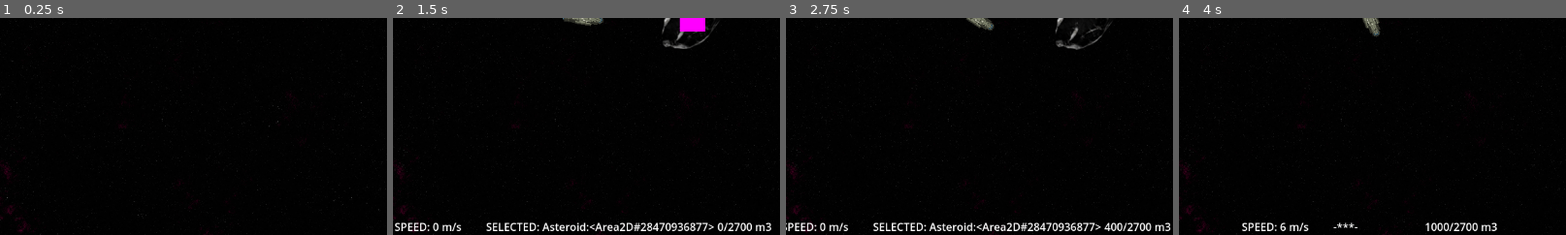
Above: before the commit, frames 1-4 (left to right).
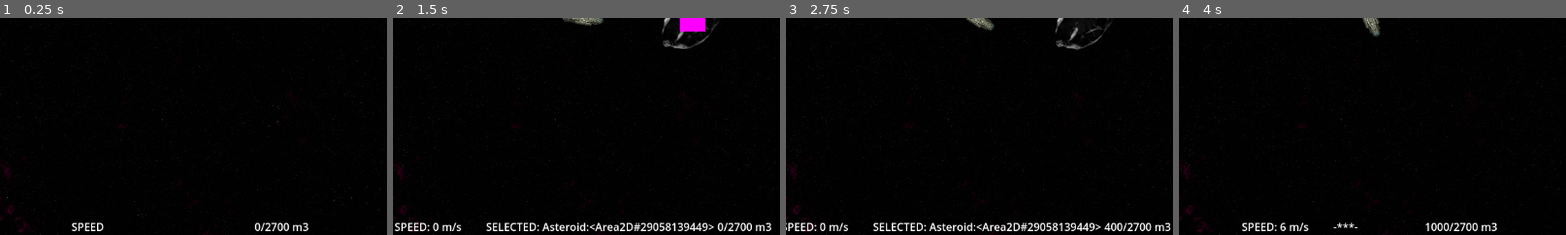
Above: after the commit, the same moments.

Repository: maxwelljens/fractalfrontiers
Game: Godot game, scene res://multi_test.tscn
The game is run twice, just before and just after one commit, with the same random seed, the same clock (stepped at 60 frames per second) and the same inputs.
Inputs (mouse positions are % of the whole screen's width and height, from its top left):
- Up to frame 1 (0.25 s): no input
- Up to frame 2 (1.5 s): click "Host" at 0.5 s; tap Enter (ui_accept) at 1.25 s; move the mouse to (64, 50) at 1.27 s; hold D (right) from 1.28 s (still down); hold Enter (ui_accept) from 1.28 s (still down); click (64, 50) at 1.42 s
- Up to frame 3 (2.75 s): move the mouse to (30, 55) at 2.02 s; release D (right) at 2.03 s; release Enter (ui_accept) at 2.03 s; hold S (backward) from 2.03 s (still down); click (30, 55) at 2.1 s; tap Enter (ui_accept) at 2.27, 2.3, 2.57 s
- Up to frame 4 (4 s): tap Enter (ui_accept) at 2.75, 3.6, 3.77 s; move the mouse to (60, 28) at 2.77 s; release S (backward) at 2.78 s; hold D (right) 2.78-3.53 s; hold Enter (ui_accept) 2.78-3.53 s; tap F at 2.85 s; move the mouse to (45, 70) at 3.52 s; hold W (forward) from 3.53 s (still down); click (45, 70) at 3.67 s
The pictures show only the part of the screen within x 25-75%, y 50-100%; the shares and areas given below are measured in that part.

The runs differ from the first frame. In frame 1, 0.6% of the frame differs, in the area x 18-80%, y 94-99%; in frame 2, 0.4%; in frame 3, 0.4%; in frame 4, nothing differs.

Commit message:
master

Diff:
--- a/multi_test.tscn
+++ b/multi_test.tscn
@@ -1,8 +1,9 @@
-[gd_scene load_steps=16 format=3 uid="uid://cop56vjof0q5y"]
+[gd_scene load_steps=17 format=3 uid="uid://cop56vjof0q5y"]
 
 [ext_resource type="Script" path="res://multitest.gd" id="1_gwi5h"]
 [ext_resource type="PackedScene" uid="uid://mfqv438mljqk" path="res://player.tscn" id="2_fhm7r"]
 [ext_resource type="PackedScene" uid="uid://bap2gxbilpq0k" path="res://asteroid.tscn" id="3_jd480"]
+[ext_resource type="Script" path="res://ui.gd" id="4_xe4qk"]
 
 [sub_resource type="Gradient" id="Gradient_g225v"]
 colors = PackedColorArray(0.0142752, 0.0142752, 0.0142752, 1, 0, 0, 0, 1)
@@ -82,14 +83,46 @@
 
 [node name="Networked" type="Node2D" parent="MultiplayerSpawner"]
 
-[node name="Host" type="Button" parent="."]
+[node name="UI" type="CanvasLayer" parent="."]
+script = ExtResource("4_xe4qk")
+
+[node name="Bottom" type="VBoxContainer" parent="UI"]
+anchors_preset = 15
+anchor_right = 1.0
+anchor_bottom = 1.0
+offset_bottom = -1.0
+alignment = 2
+
+[node name="HBoxContainer" type="HBoxContainer" parent="UI/Bottom"]
+layout_mode = 2
+alignment = 1
+
+[node name="Speed" type="Label" parent="UI/Bottom/HBoxContainer"]
+unique_name_in_owner = true
+custom_minimum_size = Vector2(132, 0)
+layout_mode = 2
+text = "SPEED"
+
+[node name="Targets" type="Label" parent="UI/Bottom/HBoxContainer"]
+unique_name_in_owner = true
+custom_minimum_size = Vector2(132, 0)
+layout_mode = 2
+
+[node name="Cargo" type="Label" parent="UI/Bottom/HBoxContainer"]
+unique_name_in_owner = true
+layout_mode = 2
+text = "0/2700 m3"
+
+[node name="Host" type="Button" parent="UI"]
+unique_name_in_owner = true
 offset_left = 99.0
 offset_top = 286.0
 offset_right = 143.0
 offset_bottom = 317.0
 text = "Host"
 
-[node name="Join" type="Button" parent="."]
+[node name="Join" type="Button" parent="UI"]
+unique_name_in_owner = true
 offset_left = 99.0
 offset_top = 324.0
 offset_right = 137.0
@@ -141,5 +174,5 @@
 stretch_mode = 1
 
 [connection signal="spawned" from="MultiplayerSpawner" to="." method="_on_multiplayer_spawner_spawned"]
-[connection signal="pressed" from="Host" to="." method="_on_host_pressed"]
-[connection signal="pressed" from="Join" to="." method="_on_join_pressed"]
+[connection signal="pressed" from="UI/Host" to="." method="_on_host_pressed"]
+[connection signal="pressed" from="UI/Join" to="." method="_on_join_pressed"]
--- a/multitest.gd
+++ b/multitest.gd
@@ -1,5 +1,7 @@
 class_name NetworkManager extends Node2D
 
+@onready var host_button: Button = %Host
+@onready var join_button: Button = %Join
 static var peer = ENetMultiplayerPeer.new()
 @export var player_scene: PackedScene
 
@@ -21,8 +23,8 @@
   _remove_buttons()
 
 func _remove_buttons():
-  $Host.visible = false
-  $Join.visible = false
+  host_button.visible = false
+  join_button.visible = false
 
 func _on_multiplayer_spawner_spawned(node):
     print(node)
--- a/nodes/mineable.gd
+++ b/nodes/mineable.gd
@@ -12,6 +12,6 @@
     return quantity + amount
   return amount
 
-@rpc("call_local")
+@rpc("call_local", "any_peer")
 func _destroy():
   parent_node.queue_free()
--- a/nodes/player/control_input.gd
+++ b/nodes/player/control_input.gd
@@ -9,6 +9,7 @@
 var speed := 0.0
 
 func _process(delta: float) -> void:
+  if not is_multiplayer_authority(): return
   if Input.is_action_pressed("forward"):
     acceleration_time += delta
   else:
@@ -19,7 +20,7 @@
     player.rotation += (ship.inertia_mod - speed / ship.max_speed) * delta
   if Input.is_action_pressed("left"):
     player.rotation += -(ship.inertia_mod - speed / ship.max_speed) * delta
-  $"../UI/Bottom/HBoxContainer/Speed".text = "SPEED: %d m/s" % speed
+  player.update_speed(speed)
   _move()
 
 func _move() -> void:
--- a/player.gd
+++ b/player.gd
@@ -2,13 +2,12 @@
 
 @export var camera: Camera2D
 @export var input_control: InputControl
+var ore: int = 0
 
-@onready var targets = %Targets
-@onready var cargo = %Cargo
-@onready var ui = $UI
 var selection: Node2D:
   get: return Selector.instance.selection
-var ore: int = 0
+var ui: UI:
+  get: return UI.instance
 
 func _ready():
   if not is_multiplayer_authority():
@@ -25,12 +24,15 @@
   if Input.is_action_just_released("ui_accept") and selection:
     $Line2D.clear_points()
     ore += Selector.instance.selection.find_child("Mineable").excavate(200)
-    cargo.text = "%d/2700 m3" % ore
+    ui.ui_cargo.text = "%d/2700 m3" % ore
   if selection:
-    targets.text = "SELECTED: %s" % [selection]
+    ui.ui_targets.text = "SELECTED: %s" % selection
   else:
-    targets.text = "-***-"
+    ui.ui_targets.text = "-***-"
   move_and_slide()
+
+func update_speed(speed: float) -> void:
+  ui.ui_speed.text = "SPEED: %d m/s" % speed
 
 func _enter_tree():
   set_multiplayer_authority(name.to_int())
--- a/player.tscn
+++ b/player.tscn
@@ -47,34 +47,6 @@
 width = 2.0
 default_color = Color(0.926083, 0, 0.19246, 1)
 
-[node name="UI" type="CanvasLayer" parent="."]
-
-[node name="Bottom" type="VBoxContainer" parent="UI"]
-anchors_preset = 15
-anchor_right = 1.0
-anchor_bottom = 1.0
-offset_bottom = -1.0
-alignment = 2
-
-[node name="HBoxContainer" type="HBoxContainer" parent="UI/Bottom"]
-layout_mode = 2
-alignment = 1
-
-[node name="Speed" type="Label" parent="UI/Bottom/HBoxContainer"]
-custom_minimum_size = Vector2(132, 0)
-layout_mode = 2
-text = "SPEED"
-
-[node name="Targets" type="Label" parent="UI/Bottom/HBoxContainer"]
-unique_name_in_owner = true
-custom_minimum_size = Vector2(132, 0)
-layout_mode = 2
-
-[node name="Cargo" type="Label" parent="UI/Bottom/HBoxContainer"]
-unique_name_in_owner = true
-layout_mode = 2
-text = "0/2700 m3"
-
 [node name="Camera2D" type="Camera2D" parent="."]
 process_callback = 0
 position_smoothing_enabled = true
--- /dev/null
+++ b/ui.gd
@@ -0,0 +1,10 @@
+class_name UI extends CanvasLayer
+
+@onready var ui_speed: Label = %Speed
+@onready var ui_targets: Label = %Targets
+@onready var ui_cargo: Label = %Cargo
+static var instance: UI
+
+func _ready() -> void:
+  if is_multiplayer_authority():
+    instance = self
